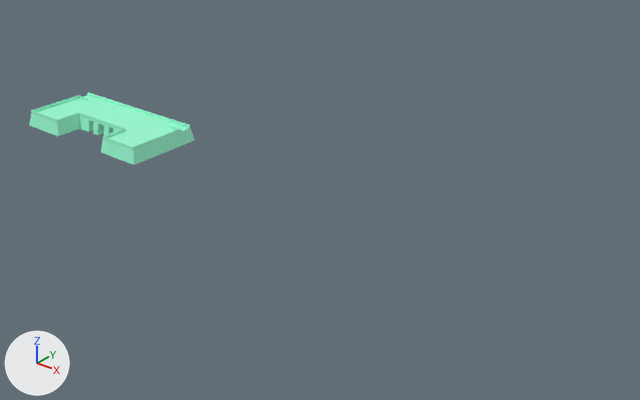
An edit to the Blender file blend/ngo-mon.blend, drawn before and after from the same camera.
Rendered twice from a 50 mm camera at (19.77, -14.91, 9.47) aimed at (6.55, 1.61, -0.78). Lighting does not change. The marker at lower left points along +X, +Y and +Z.
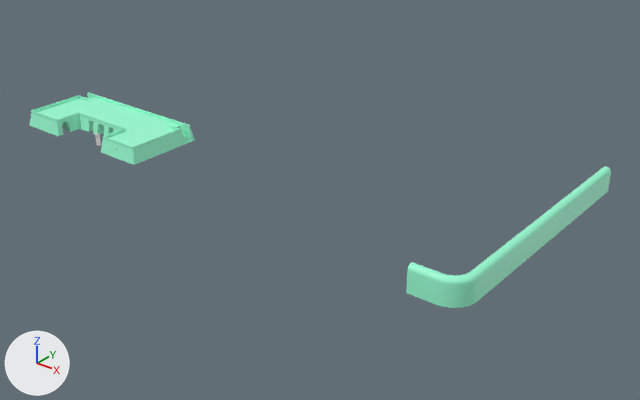
Changed parts and their boxes (x1, y1, x2, y2) in the pictures (640 x 400 px; the box of a moved part takes in the faces that stretch with it):
'Cylinder', added (green): after (406, 167, 611, 308)
'Cube', reshaped, modifiers changed: (29, 92, 195, 165) in both
'Plane.002', added: after (95, 133, 101, 146)
part 1 of me_cube_001, moved or reshaped: before (29, 92, 195, 145); after (58, 95, 195, 154)

The change, as a list of edits to the scene's bpy script:
```text
Change me_cube_001:
    used by ob_cube; location = (0.01, -0.22, 0.19)
    remove me_cube_001.from_pydata(...)  # 378 vertices, 371 faces; spans x -2.34..2.34, y -0.84..1.4, z -0.19..0.28
    add me_cube_001.from_pydata(...)  # 475 vertices, 415 faces; spans x 0.0..2.34, y -0.84..1.4, z -0.19..0.28
    me_cube_001 part 1: 7 vertices moved from x 0.13, y -0.08..1.4, z -0.19 to x 0.13..0.14, y -0.08..1.4, z -0.19; 184 vertices removed from x -2.34..2.34, y -0.84..1.4, z -0.19..0.28; 281 vertices added at x 0.95..2.34, y -0.64..1.4, z -0.19..0.19
Add me_plane:
    me_plane.from_pydata(...)  # 284 vertices, 171 faces; spans x -0.043..0.043, y -0.043..0.043, z -0.946..0.0
Add me_plane_001:
    me_plane_001.from_pydata(...)  # 200 vertices, 206 faces; spans x -0.02..2.36, y -1.13..1.0, z 0.02..1.11
Add me_cylinder:
    me_cylinder.from_pydata(...)  # 242 vertices, 256 faces; spans x -0.1..0.43, y -0.1..3.94, z -0.73..4.1
    me_cylinder.polygons.foreach_set('use_smooth', [True] * 256)
    me_cylinder.materials.append(mat_material)  # green #9bffd6
Change ob_cube:
    add _m = ob_cube.modifiers.new('Mirror', 'MIRROR')
    add _m = ob_cube.modifiers.new('Boolean', 'BOOLEAN')
    add _m.object = ob_plane
    add _m.solver = 'FLOAT'
Add ob_plane:
    ob_plane = bpy.data.objects.new('Plane', me_plane)
    ob_plane.location = (1.637, -1.052, 0.243)
    ob_plane.rotation_euler = (1.571, 0.0, 0.0)  # degrees (90, 0, 0)
    _m = ob_plane.modifiers.new('Boolean', 'BOOLEAN')
    ob_plane.hide_set(True)
Add ob_plane_002:
    ob_plane_002 = bpy.data.objects.new('Plane.002', me_plane_001)
    ob_plane_002.location = (0.39, -0.68, 0.15)
    ob_plane_002.rotation_euler = (1.571, 0.0, 0.0)  # degrees (90, 0, 0)
    ob_plane_002.scale = (0.0573, 0.163, 0.0573)
Add ob_cylinder:
    ob_cylinder = bpy.data.objects.new('Cylinder', me_cylinder)
    ob_cylinder.location = (12.73, -1.89, 0.69)
    ob_cylinder.rotation_euler = (0.785, 1.571, 1.571)  # degrees (45, 90, 90)
    ob_cylinder.scale = (1.2, 1.2, 1.2)
```
